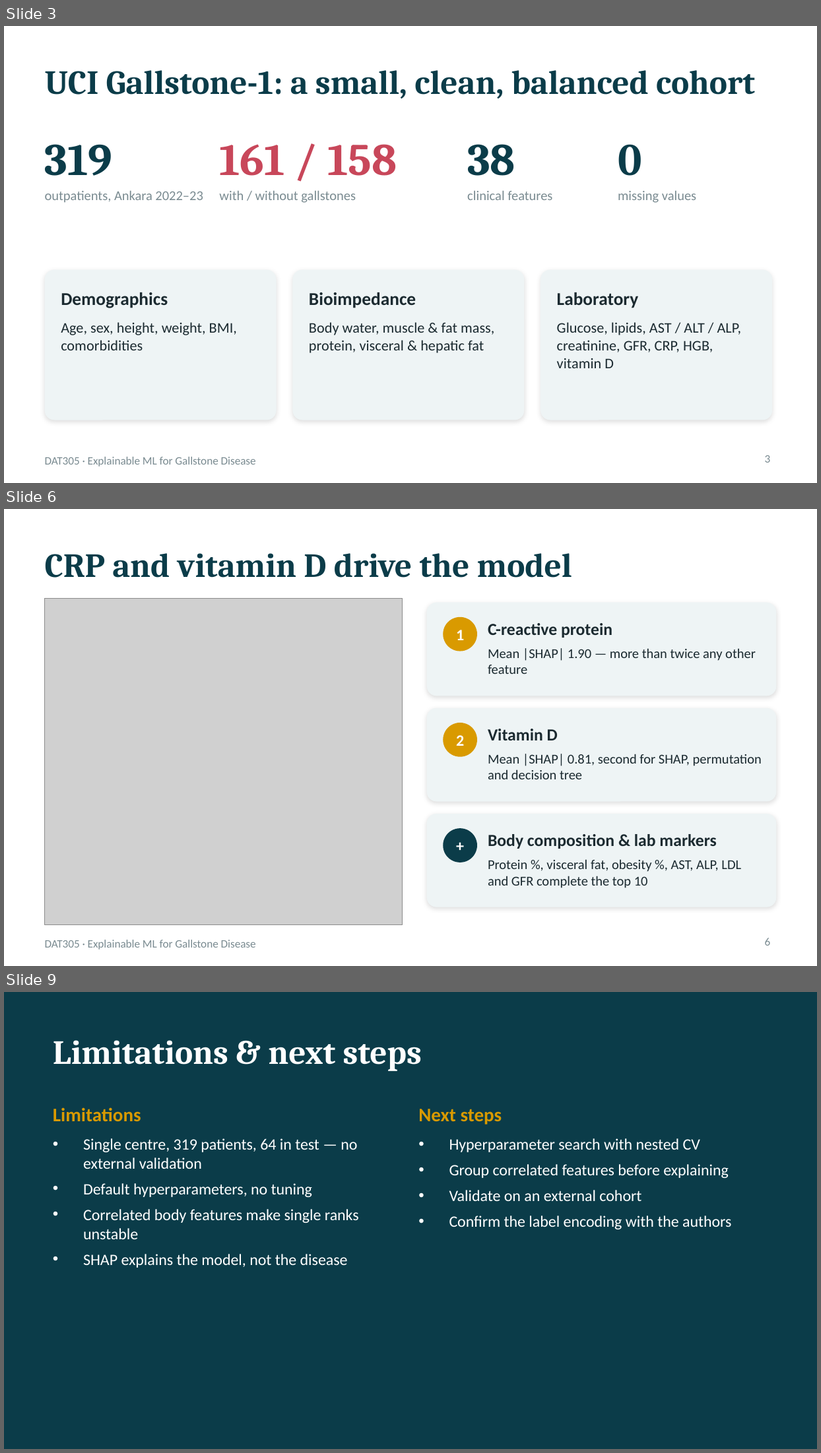
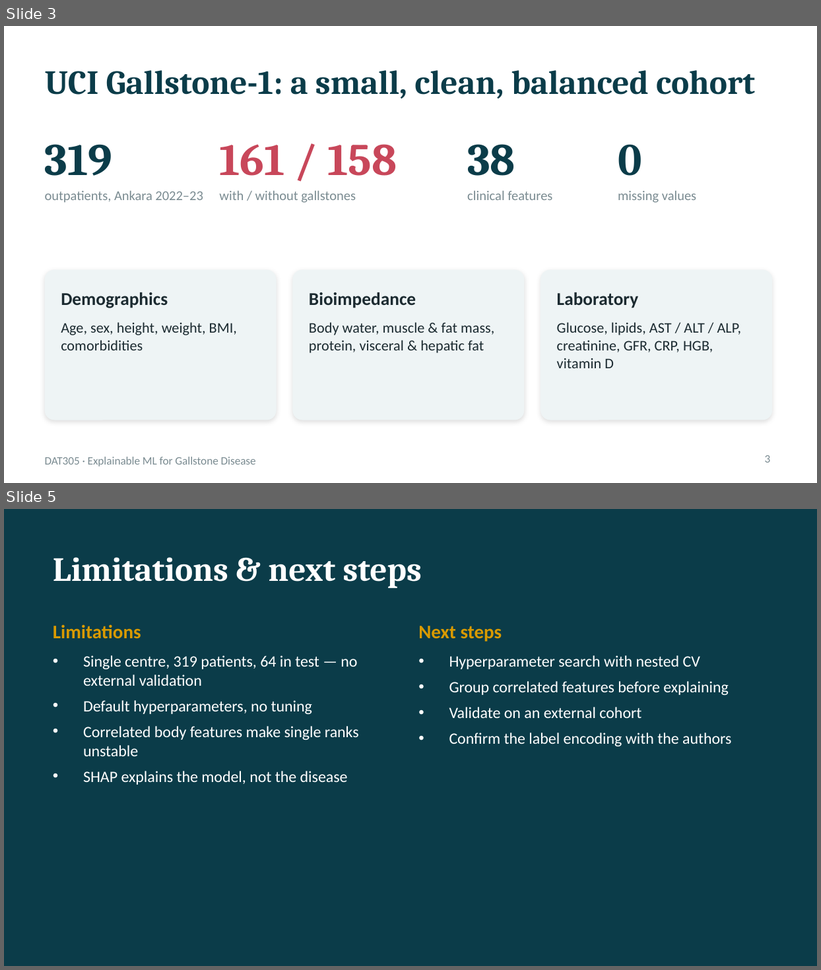
Before and after one commit to taro-py/gallstone-ml-xai, a slide deck: presentation/presentation.pptx. Shown one above the other, each under a label of ours: slides 3, 6 and 9 before the commit, slides 3 and 5 after it; the slides between them are not shown. The pictures are 821x1453 and 821x970 pixels, drawn with LibreOffice and Linux fonts; fonts in the diff are those of the drawing; grey boxes stand for pictures. Boxes give left, top, right and bottom in pixels: in the first picture for what was removed or moved away, otherwise in the second. Text is boxed around its words. In the diff, an @@ line names an element or a change of style, - is before the commit and + after.

```diff
--- a/presentation/presentation.pptx
+++ b/presentation/presentation.pptx
@@ slide 6 removed at bbox=[4, 509, 817, 966], background #FFFFFF; not listed: 1 template element that a slide beside it also shows @@
@@ title removed at bbox=[45, 553, 572, 578] @@
-CRP and vitamin D drive the model
@@ picture removed at bbox=[45, 599, 403, 925] @@
@@ rounded rectangle removed at bbox=[426, 602, 776, 696] @@
@@ ellipse removed at bbox=[443, 617, 477, 651] @@
@@ text removed at bbox=[488, 623, 613, 638] @@
-C-reactive protein
@@ text removed at bbox=[456, 630, 464, 640] @@
-1
@@ text removed at bbox=[488, 648, 756, 674] @@
-Mean |SHAP| 1.90 — more than twice any other feature
@@ rounded rectangle removed at bbox=[426, 708, 776, 802] @@
@@ ellipse removed at bbox=[443, 723, 477, 757] @@
@@ text removed at bbox=[456, 735, 464, 746] @@
-2
@@ text removed at bbox=[488, 729, 558, 741] @@
-Vitamin D
@@ text removed at bbox=[488, 754, 762, 780] @@
-Mean |SHAP| 0.81, second for SHAP, permutation and decision tree
@@ rounded rectangle removed at bbox=[426, 814, 776, 908] @@
@@ ellipse removed at bbox=[443, 828, 477, 863] @@
@@ text removed at bbox=[443, 828, 477, 863] @@
-+
@@ text removed at bbox=[488, 834, 716, 849] @@
-Body composition & lab markers
@@ text removed at bbox=[488, 859, 741, 889] @@
-Protein %, visceral fat, obesity %, AST, ALP, LDL and GFR complete the top 10
@@ page number removed at bbox=[765, 938, 771, 946] @@
-6
@@ what was slide 9 is now slide 5 @@
```
Also in this commit, not shown: 2 slides changed, 3 other slides removed, 3 other files.
